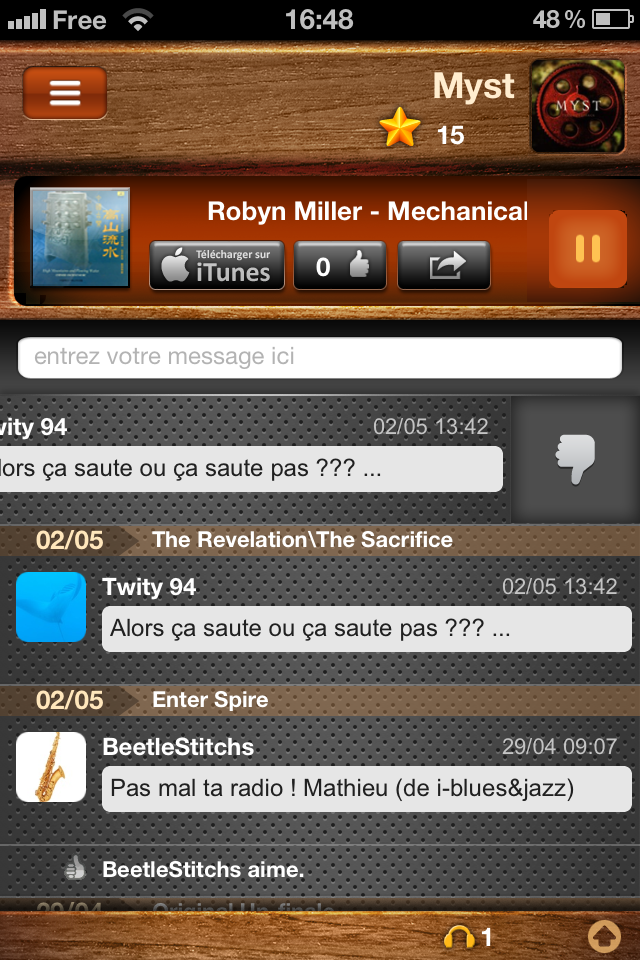
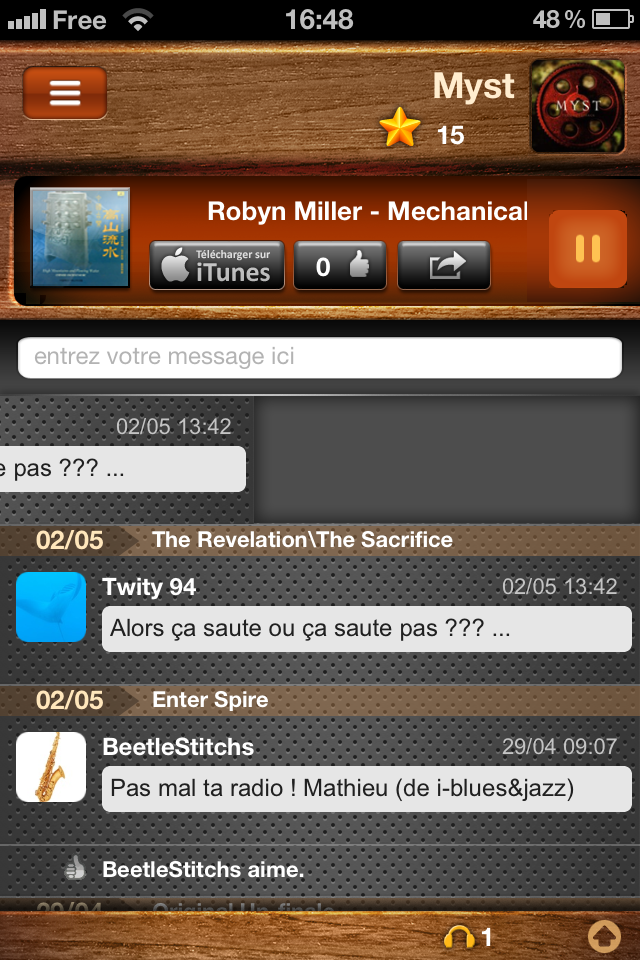
Layers edited between the first and the second 640×960 image:
hid group "mockup user" (17 layers) over [0, 396, 595, 524]
hid "trash copie" (2nd of 2, in "mockup author") over [298, 433, 335, 482]
hid "trash" (4th of 4, in "mockup author") over [298, 435, 335, 484]
hid "kick" (2nd of 2, in "mockup author") over [423, 432, 462, 485]
hid "spam" (2nd of 2, in "mockup author") over [555, 434, 595, 487]
